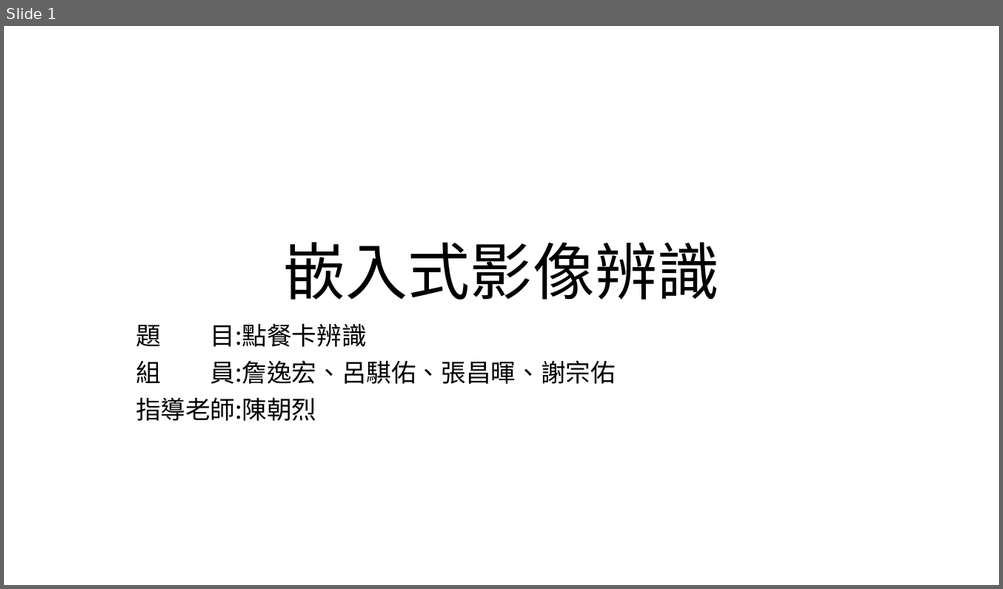
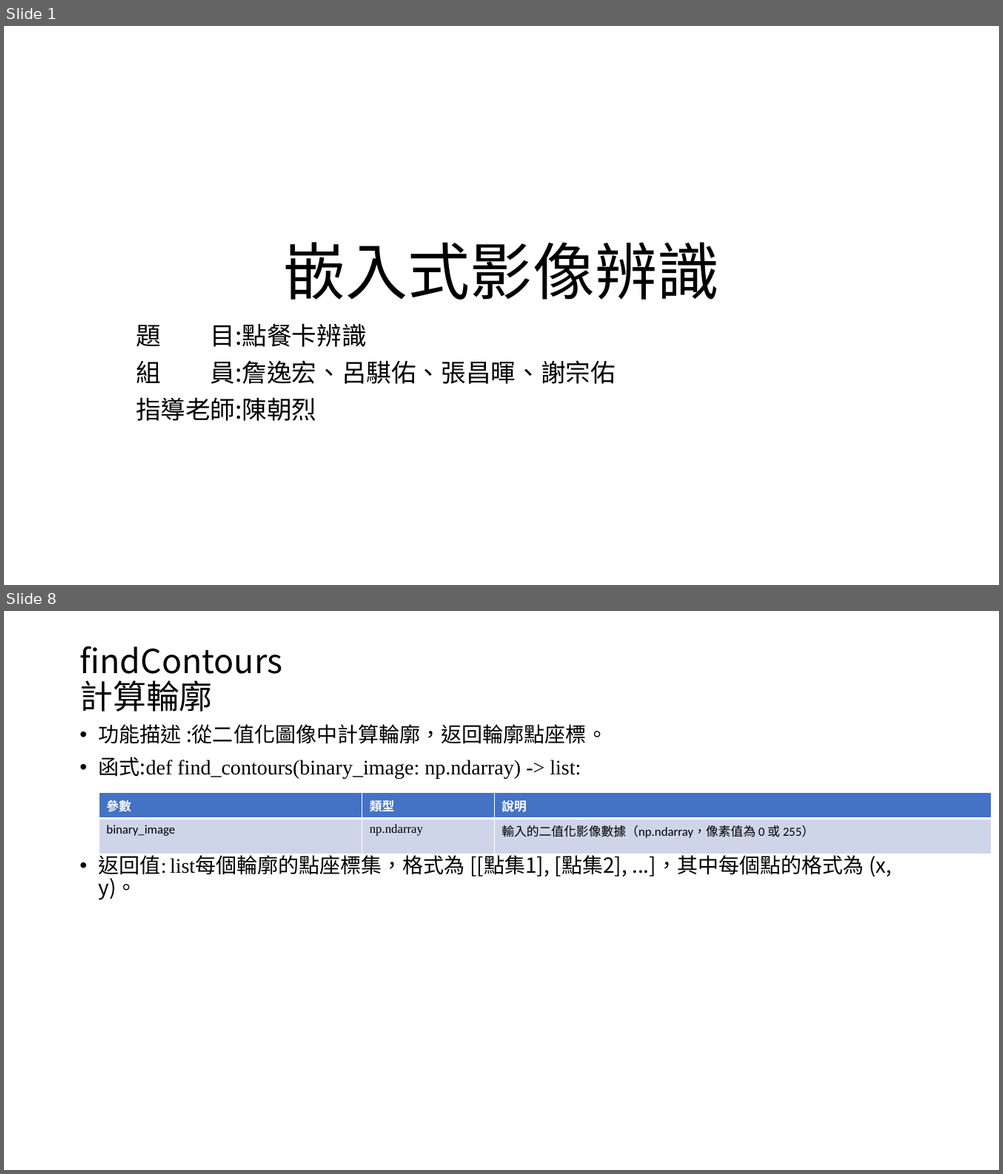
Before and after one commit to austin9328/Embedded_system, a slide deck: final_project/影像辨識 final_project.pptx. Shown one above the other, each under a label of ours: slide 1 before the commit, slides 1 and 8 after it; the slides between them are not shown. The pictures are 1003x589 and 1003x1174 pixels, drawn with LibreOffice and Linux fonts; fonts in the diff are those of the drawing. Boxes give left, top, right and bottom in pixels: in the first picture for what was removed or moved away, otherwise in the second. Text is boxed around its words. In the diff, an @@ line names an element or a change of style, - is before the commit and + after.

```diff
--- a/final_project/影像辨識 final_project.pptx
+++ b/final_project/影像辨識 final_project.pptx
@@ slide 8 added at bbox=[4, 611, 999, 1170], background #FFFFFF @@
@@ title added at bbox=[79, 646, 282, 712], 32 pt, text #000000 @@
+findContours
+計算輪廓
@@ text added at bbox=[99, 724, 891, 900], 20 pt, text #000000 @@
+• 功能描述 :從二值化圖像中計算輪廓，返回輪廓點座標。
+• 函式:def find_contours(binary_image: np.ndarray) -> list:
+• 返回值: list每個輪廓的點座標集，格式為 [[點集1], [點集2], ...]，其中每個點的格式為 (x, y)。
@@ table added at bbox=[99, 793, 991, 853], 2 rows, 3 columns @@
+參數 | 類型 | 說明
+binary_image | np.ndarray | 輸入的二值化影像數據（np.ndarray，像素值為 0 或 255）
```
Also in this commit, not shown: 3 slides changed, 7 other slides added.
